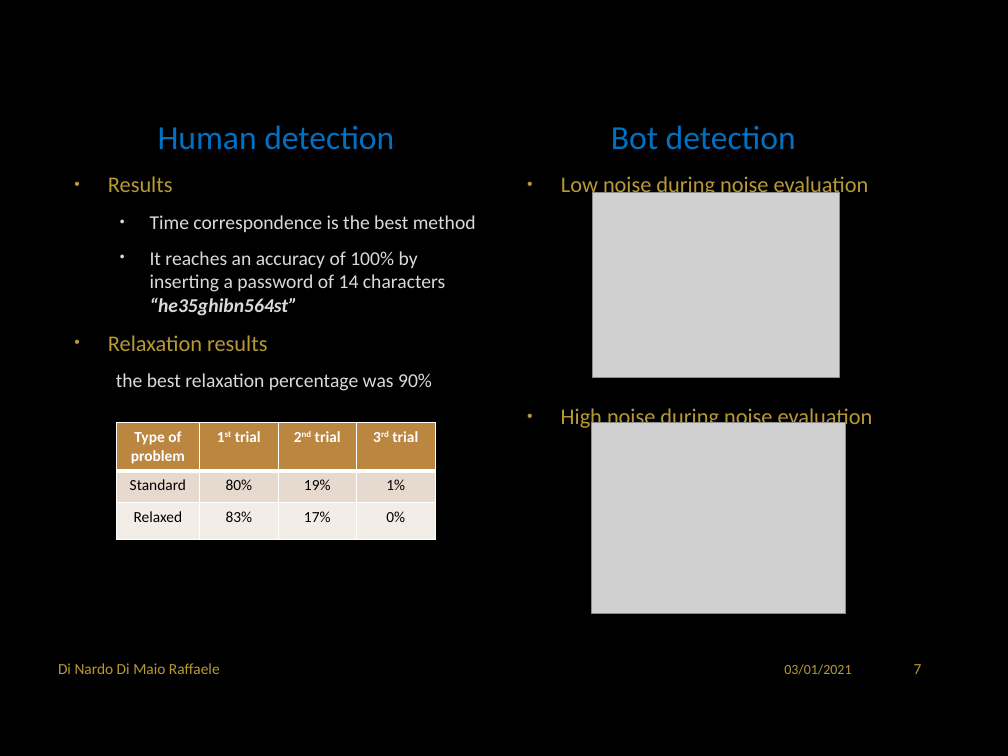
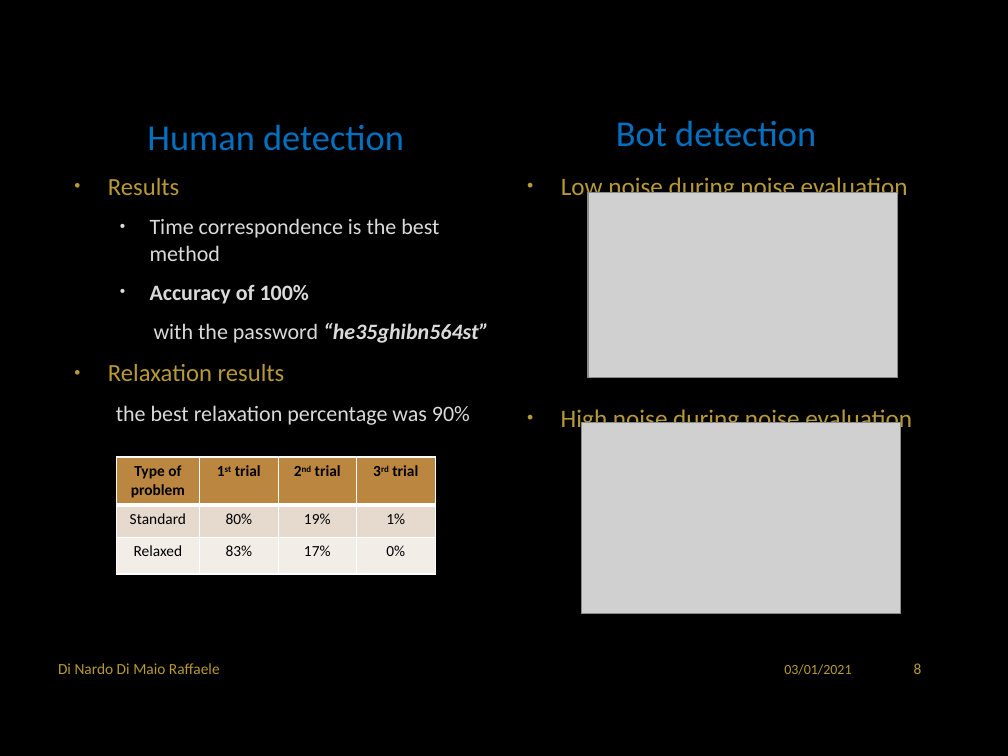
Before and after one commit to RaffaDNDM/AcCAPPCHA, a slide deck: slide 9 of Thesis/AcCAPPCHA.pptx (slide 8 before the commit). Drawn at 1008x756 pixels with LibreOffice and Linux fonts; fonts in the diff are those of the drawing; grey boxes stand for pictures; background and template pictures are left out. Boxes give left, top, right and bottom in pixels: in the first picture for what was removed or moved away, otherwise in the second. Text is boxed around its words. In the diff, an @@ line names an element or a change of style, - is before the commit and + after.

```diff
--- a/Thesis/AcCAPPCHA.pptx
+++ b/Thesis/AcCAPPCHA.pptx
@@ text "Bot detection" at <box>616,120,816,147</box>: size 24 to 26 pt @@
@@ title "Human detection" at <box>147,124,404,151</box>: size 24 to 26 pt @@
@@ text at <box>108,178,470,425</box>: size 16 to 17.6 pt in "Results", "Relaxation results"; size 14 to 15.7 pt in "Time correspondence is the best method", "the best relaxation percentage was 90%" @@
@@ text "Low noise during noise evaluation" at <box>561,175,908,202</box>: size 16 to 18 pt @@
@@ picture: place and size @@
-picture at <box>592,193,840,378</box>
+picture at <box>588,193,897,378</box>
@@ text at <box>150,284,489,343</box>: text changed; size 14 to 15.7 pt; bold on @@
-  • It reaches an accuracy of 100% by inserting a password of 14 characters “he35ghibn564st”
+  • Accuracy of 100%
+    with the password “he35ghibn564st”
@@ text "High noise during noise evaluation" at <box>561,407,912,434</box>: size 16 to 18 pt @@
@@ picture: place and size @@
-picture at <box>592,422,846,613</box>
+picture at <box>582,422,900,613</box>
@@ table at <box>117,457,435,573</box> @@
@@ text colour #FFFFFF to #000000 in "Type of problem", "1st trial", "2nd trial", "3rd trial" @@
@@ table: place and size @@
-table at <box>117,422,435,538</box>
+table at <box>117,457,435,573</box>
@@ page number at <box>914,663,922,674</box>: text changed @@
-7
+8
```
Also in this commit, not shown: 5 other slides changed, 1 slide added.
